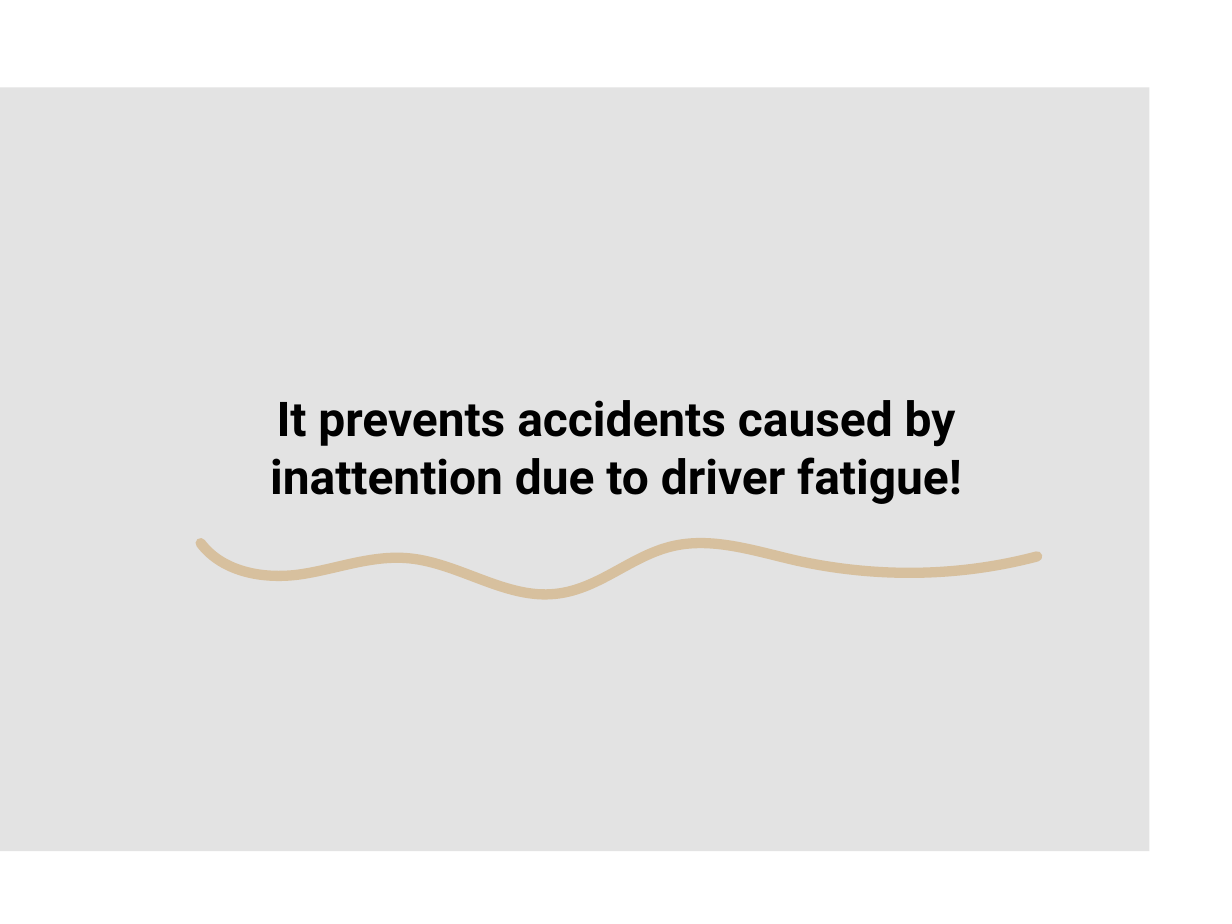
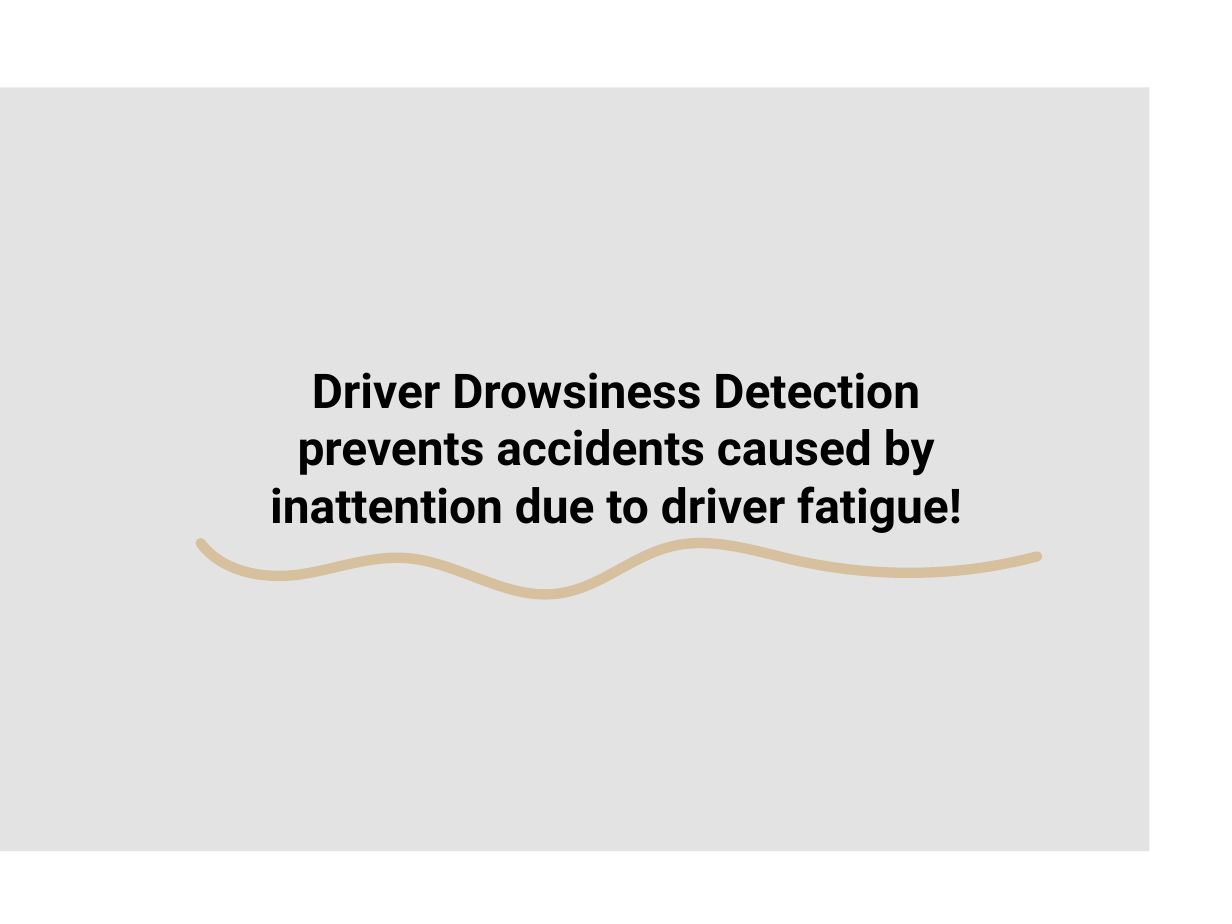
Before and after one commit to gitkatrin/driver-drowsiness-detection, a slide deck: slide 5 of Driver Drowsiness Detection_presentation.pptx. Drawn at 1232x924 pixels with LibreOffice and Linux fonts; fonts in the diff are those of the drawing; background and template pictures are left out. Boxes give left, top, right and bottom in pixels: in the first picture for what was removed or moved away, otherwise in the second. Text is boxed around its words. In the diff, an @@ line names an element or a change of style, - is before the commit and + after.

```diff
--- a/Driver Drowsiness Detection_presentation.pptx
+++ b/Driver Drowsiness Detection_presentation.pptx
@@ text at [270, 372, 962, 533]: text changed @@
-It prevents accidents caused by inattention due to driver fatigue!
+Driver Drowsiness Detection
+prevents accidents caused by inattention due to driver fatigue!
```
